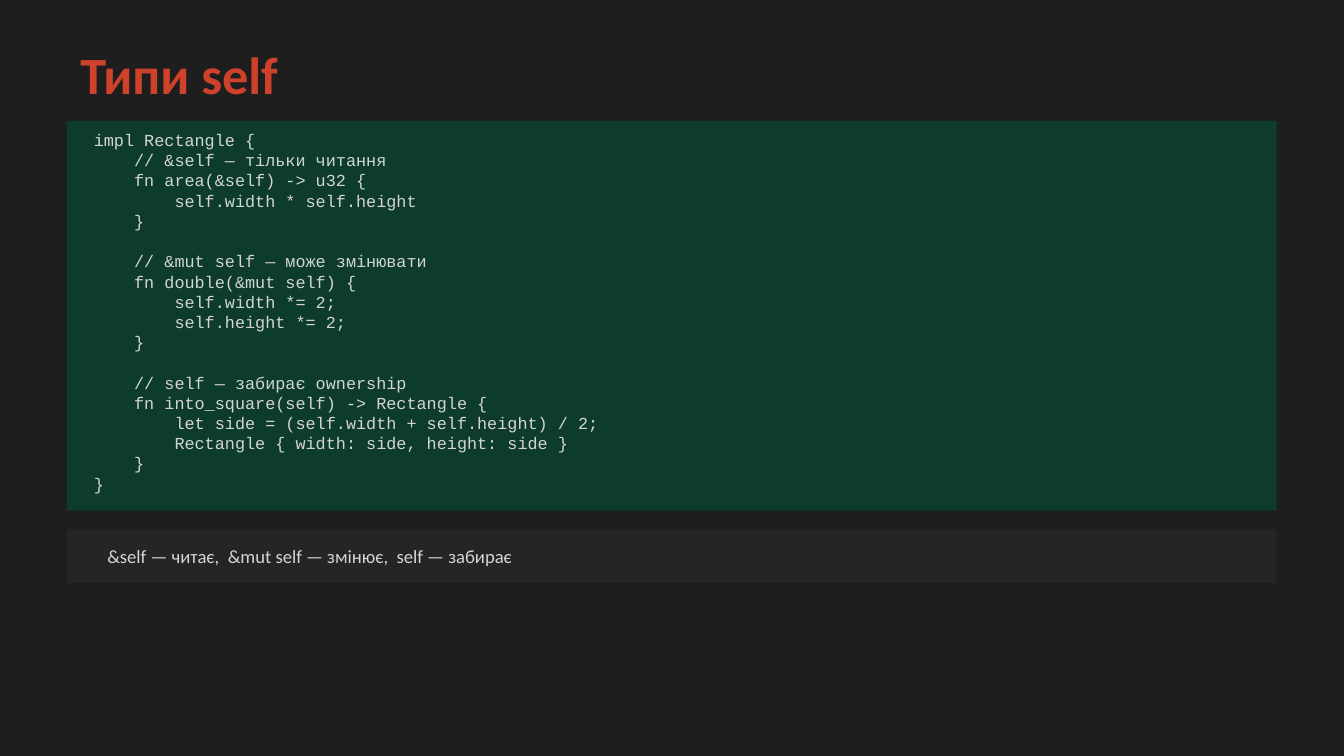
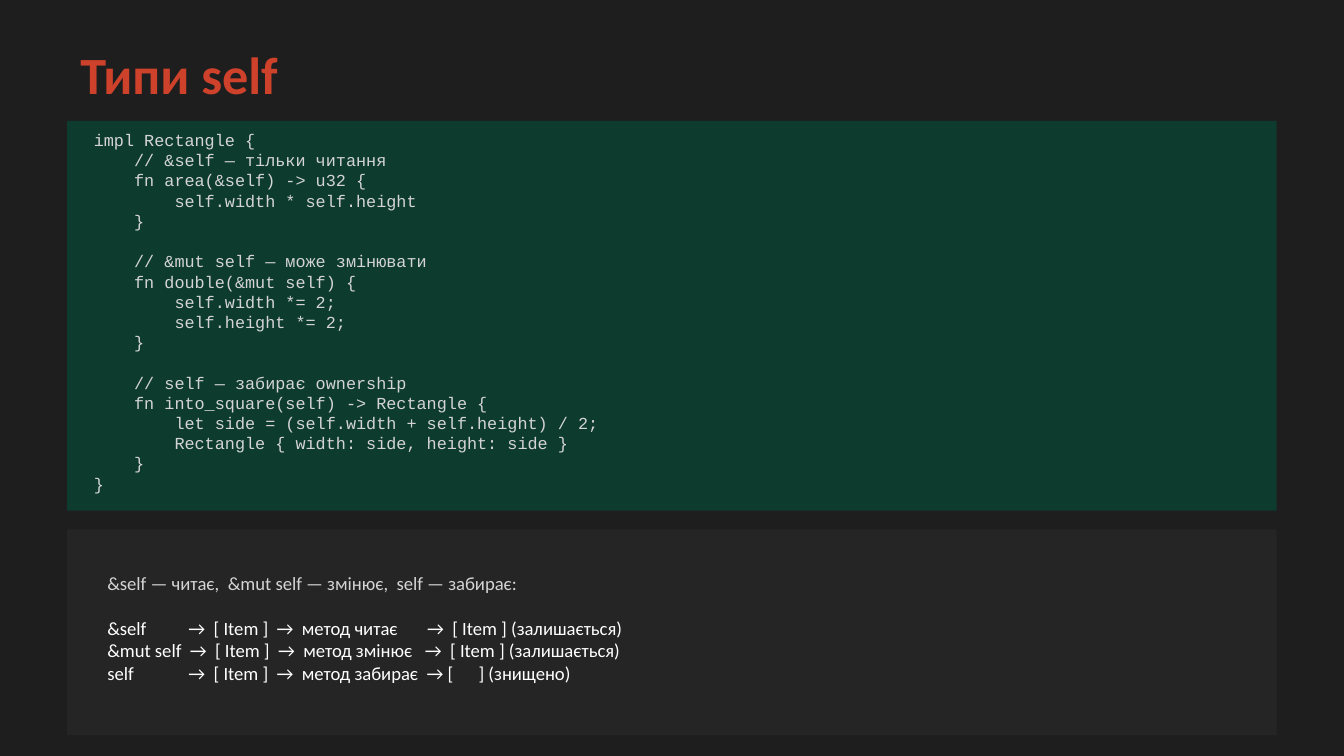
Before and after one commit to oleksiibychkov/rust-mas-textbook, a slide deck: slide 47 of src/lectures/ppt/Лекція_2_Rust_Розширена.pptx (slide 45 before the commit). Drawn at 1344x756 pixels with LibreOffice and Linux fonts; fonts in the diff are those of the drawing. Boxes give left, top, right and bottom in pixels: in the first picture for what was removed or moved away, otherwise in the second. Text is boxed around its words. In the diff, an @@ line names an element or a change of style, - is before the commit and + after.

```diff
--- a/src/lectures/ppt/Лекція_2_Rust_Розширена.pptx
+++ b/src/lectures/ppt/Лекція_2_Rust_Розширена.pptx
@@ rectangle: place and size @@
-rectangle at (67, 530, 1277, 583)
+rectangle at (67, 530, 1277, 735)
@@ text at (107, 577, 622, 683): text changed; text colour #D4D4D4 to #FFFFFF @@
-&self — читає, &mut self — змінює, self — забирає
+&self — читає, &mut self — змінює, self — забирає:
+&self → [ Item ] → метод читає → [ Item ] (залишається)
+&mut self → [ Item ] → метод змінює → [ Item ] (залишається)
+self → [ Item ] → метод забирає → [ ] (знищено)
```
Also in this commit, not shown: 10 other slides changed, 5 slides added, 1 other file.
